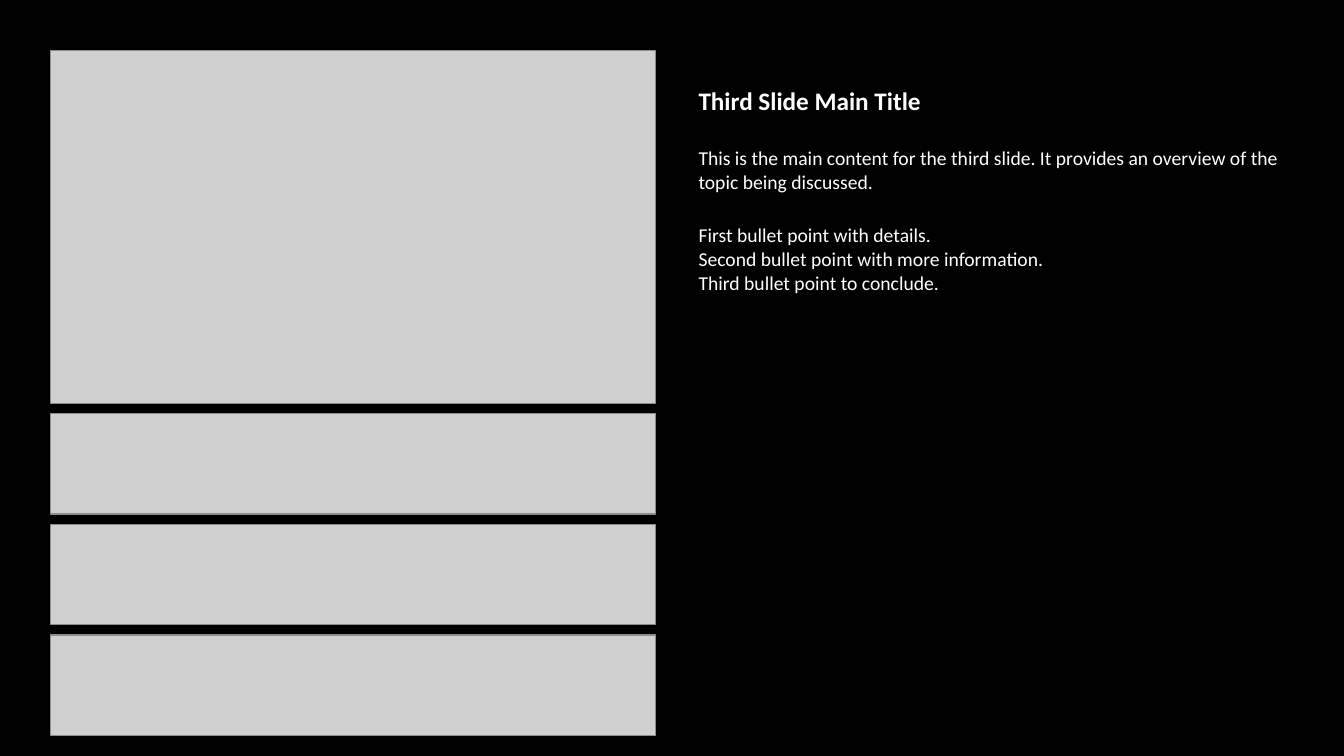
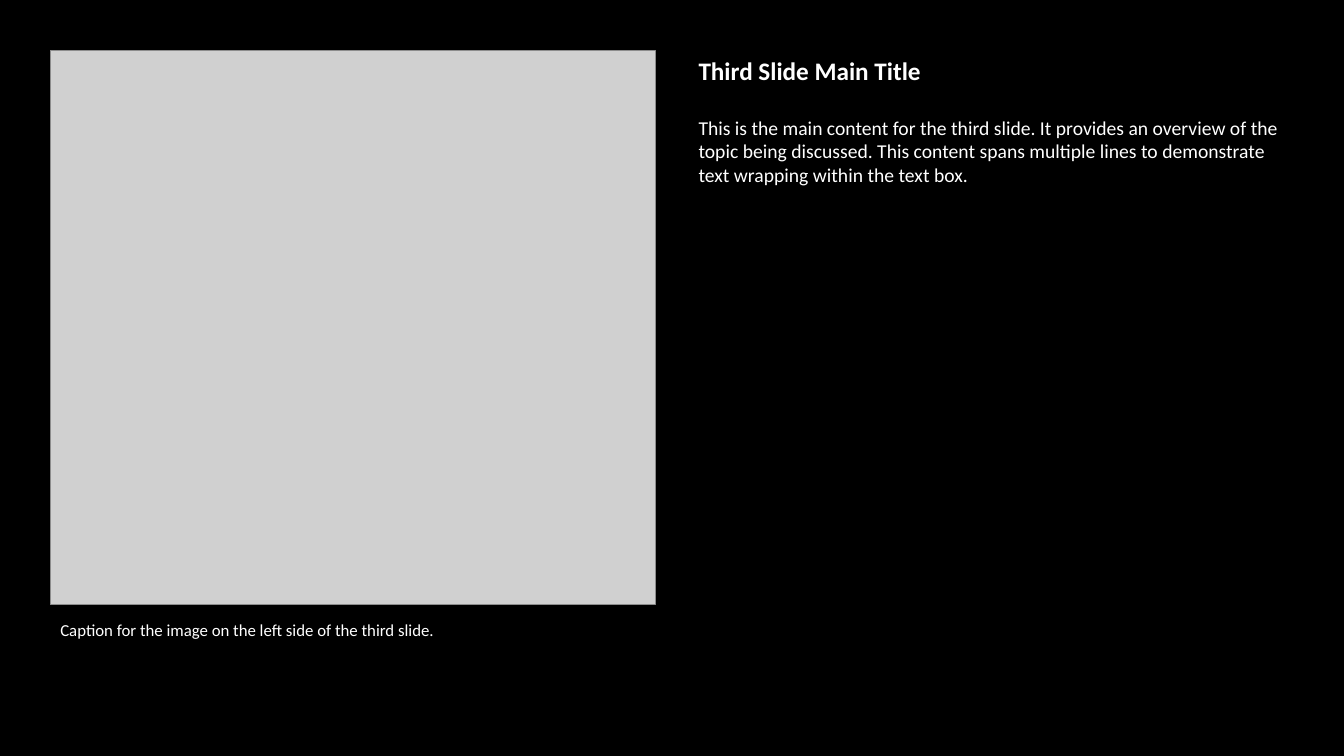
Before and after one commit to AnuragK19/json-pptx-generator, a slide deck: slide 6 of output_presentation.pptx. Drawn at 1344x756 pixels with LibreOffice and Linux fonts; fonts in the diff are those of the drawing; grey boxes stand for pictures. Boxes give left, top, right and bottom in pixels: in the first picture for what was removed or moved away, otherwise in the second. Text is boxed around its words. In the diff, an @@ line names an element or a change of style, - is before the commit and + after.

Commit message:
feat: third slide modified as per new template

```diff
--- a/output_presentation.pptx
+++ b/output_presentation.pptx
@@ picture: place and size @@
-picture at bbox=[50, 50, 655, 403]
+picture at bbox=[50, 50, 655, 605]
@@ text "Third Slide Main Title": place and size @@
-text "Third Slide Main Title" at bbox=[699, 92, 920, 111]
+text "Third Slide Main Title" at bbox=[699, 62, 920, 81]
@@ text at bbox=[699, 121, 1278, 186]: text changed @@
-This is the main content for the third slide. It provides an overview of the topic being discussed.
-First bullet point with details.
-Second bullet point with more information.
-Third bullet point to conclude.
+This is the main content for the third slide. It provides an overview of the topic being discussed. This content spans multiple lines to demonstrate text wrapping within the text box.
@@ picture removed at bbox=[50, 413, 655, 514] @@
@@ picture removed at bbox=[50, 524, 655, 625] @@
@@ text added at bbox=[60, 624, 434, 639], 12 pt, text #FFFFFF @@
+Caption for the image on the left side of the third slide.
@@ picture removed at bbox=[50, 635, 655, 736] @@
```
Also in this commit, not shown: 1 other slide changed, 3 other files.
